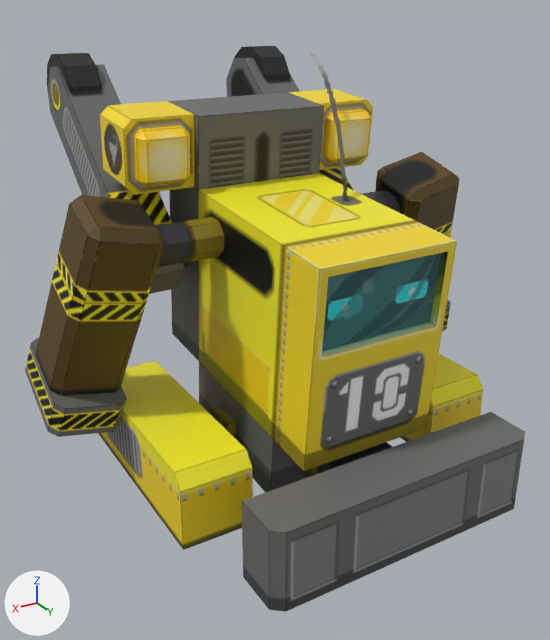
A saved change to the FBX model QB-10.fbx.
The view is the same before and after, from a 50 mm lens placed at (2.72, 4.49, 3.28), pointed at (-0.01, -0.05, 1.01). The axes (+X, +Y, +Z) are drawn at lower left. The lights are the same throughout. Where no turn or scale is listed for an object, it has been applied to the vertices.

In view in the first picture: 'cuboid_1', 'cuboid_10', 'cuboid_13', 'cuboid_15', 'cuboid_17', 'cuboid_19', 'cuboid_2', 'cuboid_5', 'cuboid_6', 'cuboid_7', 'cuboid_8', 'cuboid_9', 'plane_5'.
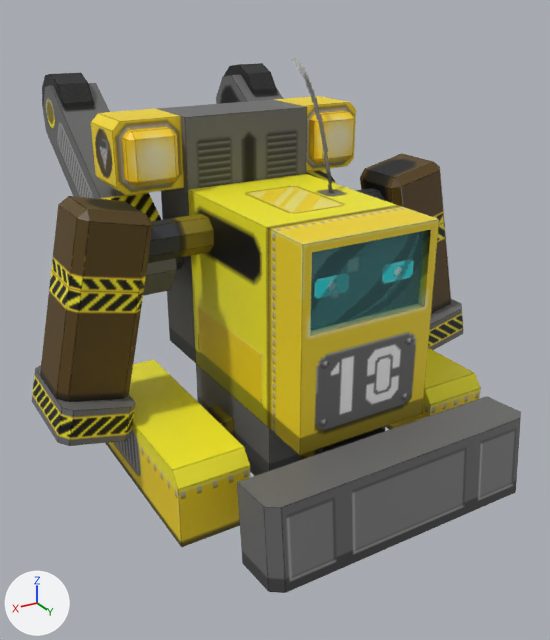
ob_pelvis is not drawn itself; it is the parent of ob_bumper, ob_cuboid, ob_righthip, ob_mainbody, ob_lefthip.
ob_leftshoulder is not drawn itself; it is the parent of ob_cuboid_6, ob_leftbicep.
ob_rightshoulder is not drawn itself; it is the parent of ob_rightbicep, ob_cuboid_7.

Boxes [x1, y1, x2, y2] around the edits, measured in the pictures (550 x 640 px):
```json
{"object": "cuboid_9", "change": "turned", "before": [273, 221, 457, 471], "after": [268, 206, 439, 455]}
{"object": "cuboid_10", "change": "turned", "before": [242, 412, 525, 612], "after": [237, 396, 521, 593]}
{"object": "cuboid_5", "change": "turned", "before": [199, 173, 415, 439], "after": [188, 174, 399, 428]}
{"object": "cuboid_2", "change": "moved", "before": [98, 361, 253, 550], "after": [105, 359, 250, 547]}
{"object": "cuboid_8", "change": "turned", "before": [169, 92, 324, 361], "after": [157, 100, 307, 363]}
{"object": "cuboid_19", "change": "turned", "before": [36, 265, 147, 396], "after": [40, 271, 144, 402]}
{"object": "cuboid_7", "change": "turned", "before": [56, 195, 165, 303], "after": [51, 196, 153, 292]}
{"object": "cuboid_15", "change": "turned", "before": [47, 64, 184, 294], "after": [43, 83, 177, 296]}
{"object": "plane_5", "change": "turned", "before": [322, 254, 438, 350], "after": [311, 232, 422, 329]}
{"object": "cuboid_17", "change": "turned", "before": [100, 101, 195, 195], "after": [91, 109, 184, 195]}
{"object": "cuboid_13", "change": "turned", "before": [25, 338, 127, 437], "after": [32, 365, 136, 446]}
{"object": "cuboid_6", "change": "turned", "before": [375, 152, 459, 234], "after": [360, 153, 444, 225]}
{"object": "cuboid", "change": "turned", "before": [199, 362, 306, 492], "after": [196, 364, 386, 476]}
{"object": "cuboid_1", "change": "moved", "before": [400, 354, 483, 442], "after": [386, 348, 481, 430]}
{"object": "beveled_cuboid_1", "change": "turned", "before": [133, 125, 190, 187], "after": [122, 127, 179, 187]}
{"object": "cylinder_7", "change": "turned", "before": [156, 217, 225, 268], "after": [148, 214, 214, 263]}
{"object": "beveled_cuboid", "change": "turned", "before": [322, 109, 371, 164], "after": [309, 111, 354, 164]}
{"object": "cuboid_14", "change": "turned", "before": [226, 57, 353, 190], "after": [216, 74, 336, 184]}
{"object": "cylinder_10", "change": "turned", "before": [47, 53, 102, 124], "after": [42, 73, 94, 143]}
{"object": "cuboid_16", "change": "turned", "before": [288, 89, 373, 170], "after": [274, 96, 356, 172]}
{"object": "cylinder_11", "change": "turned", "before": [234, 46, 290, 79], "after": [224, 63, 277, 94]}
{"object": "cuboid_12", "change": "turned", "before": [442, 300, 451, 331], "after": [428, 299, 463, 350]}
{"object": "plane_4", "change": "turned", "before": [310, 54, 348, 201], "after": [292, 58, 333, 193]}
{"object": "cuboid_18", "change": "turned", "before": [444, 231, 451, 237], "after": [431, 220, 451, 314]}
{"object": "cuboid_11", "change": "turned", "before": [302, 442, 392, 478], "after": [301, 428, 385, 460]}
{"object": "plane", "change": "turned", "before": [395, 280, 428, 304], "after": [382, 260, 414, 284]}
{"object": "plane_1", "change": "turned", "before": [327, 296, 354, 321], "after": [314, 275, 338, 299]}
{"object": "cylinder_6", "change": "turned", "before": [362, 190, 408, 213], "after": [355, 188, 386, 201]}
{"object": "plane_2", "change": "turned", "before": [407, 286, 417, 297], "after": [393, 265, 403, 277]}
{"object": "cylinder_9", "change": "turned", "before": [184, 262, 190, 267], "after": [176, 257, 184, 270]}
{"object": "plane_3", "change": "turned", "before": [340, 301, 349, 311], "after": [327, 280, 335, 289]}
```

The change, as JSON lines over the scene's bpy script:
```json
{"op": "set", "path": "ob_cuboid_2.location", "old": "(1.0, 0.058, 0.311)", "new": "(1.0, 0.031, 0.312)"}
{"op": "set", "path": "ob_leftshoulder.rotation_euler", "old": "(-0.209, 0.0, -0.218)", "new": "(0.0, 0.0, -0.218)", "note": "degrees (-12, 0, -12) -> degrees (0, 0, -12)"}
{"op": "set", "path": "ob_cuboid_1.location", "old": "(-1.0, 0.058, 0.311)", "new": "(-1.0, 0.031, 0.312)"}
{"op": "set", "path": "ob_rightshoulder.rotation_euler", "old": "(-0.209, 0.0, 0.218)", "new": "(0.0, 0.0, 0.218)", "note": "degrees (-12, 0, 12) -> degrees (0, 0, 12)"}
{"op": "set", "path": "ob_pelvis.rotation_euler", "old": "(-0.0873, 0.0, 0.0)", "new": "(0.0, 0.0, 0.0)", "note": "degrees (-5, 0, 0) -> degrees (0, 0, 0)"}
```
